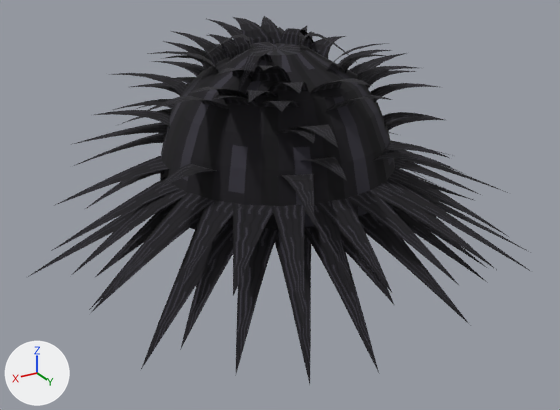
One commit to the glTF model models/pickle2/parts/hair_shag.glb: the scene before it, then after it.
One viewpoint serves both versions: a camera (50 mm lens) standing at (1.214, 2.041, 2.242) and looking at (0.071, 0.136, 1.289). The axes (+X, +Y, +Z) are drawn at lower left. The lights are the same throughout. The picture after the commit comes second. Vertices at exactly the same position are counted once.

The first picture shows 'hair_shag'.
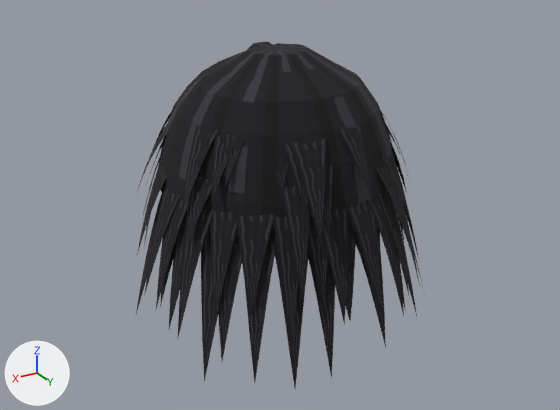
Where the change shows, as pixel boxes (x1, y1, x2, y2) in the pictures (560 x 410 px; the box of a moved part takes in the faces that stretch with it):
'hair_shag', reshaped (43% narrower)
    before: (26, 16, 532, 384)
    after: (135, 42, 425, 388)
part 1 of me_hair_shag, deleted
    before: (299, 33, 367, 72)
part 2 of me_hair_shag, deleted
    before: (196, 34, 252, 64)
part 3 of me_hair_shag, deleted
    before: (280, 28, 314, 45)
part 4 of me_hair_shag, deleted
    before: (237, 52, 273, 96)
part 5 of me_hair_shag, moved or reshaped
    before: (28, 16, 532, 384)
    after: (136, 110, 423, 388)
part 6 of me_hair_shag, surface changed
    before: (278, 27, 481, 373)
    after: (324, 224, 413, 378)

Patch to the scene script:
```diff
--- a/models/pickle2/parts/hair_shag.glb.py
+++ b/models/pickle2/parts/hair_shag.glb.py
@@ me_hair_shag @@
 # used by ob_hair_shag; location = (0.0, 0.0, 0.0)
-me_hair_shag.from_pydata(...)  # 1444 vertices, 1357 faces; spans x -0.8..0.82, y -0.48..0.79, z 1.07..1.81
+me_hair_shag.from_pydata(...)  # 1379 vertices, 1302 faces; spans x -0.5..0.51, y -0.36..0.49, z 0.84..1.75
+# me_hair_shag part 1: the loose piece of 13 vertices spanning x -0.22..-0.03, y 0.01..0.17, z 1.67..1.79 is deleted
+# me_hair_shag part 2: the loose piece of 13 vertices spanning x 0.05..0.24, y -0.13..-0.01, z 1.68..1.78 is deleted
+# me_hair_shag part 3: the loose piece of 13 vertices spanning x -0.24..-0.05, y -0.12..0.0, z 1.68..1.79 is deleted
+# me_hair_shag part 4: the loose piece of 13 vertices spanning x 0.07..0.24, y 0.04..0.18, z 1.66..1.76 is deleted
+# me_hair_shag part 5: 932 vertices moved from x -0.8..0.82, y -0.48..0.79, z 1.07..1.81 to x -0.5..0.51, y -0.35..0.49, z 0.84..1.69; 4 vertices removed from x -0.16..0.17, y -0.32..-0.09, z 1.56..1.71; 4 vertices added at x -0.19..0.16, y -0.3..0.01, z 1.53..1.67
+# me_hair_shag part 6: 4 kept faces spanning x -0.39..0.12, y -0.27..0.49, z 0.87..1.69 get new texture (UV) coordinates
+# other edits to the shape of me_hair_shag do not show in these pictures
 me_hair_shag.materials.append(mat_m_shag)
```
